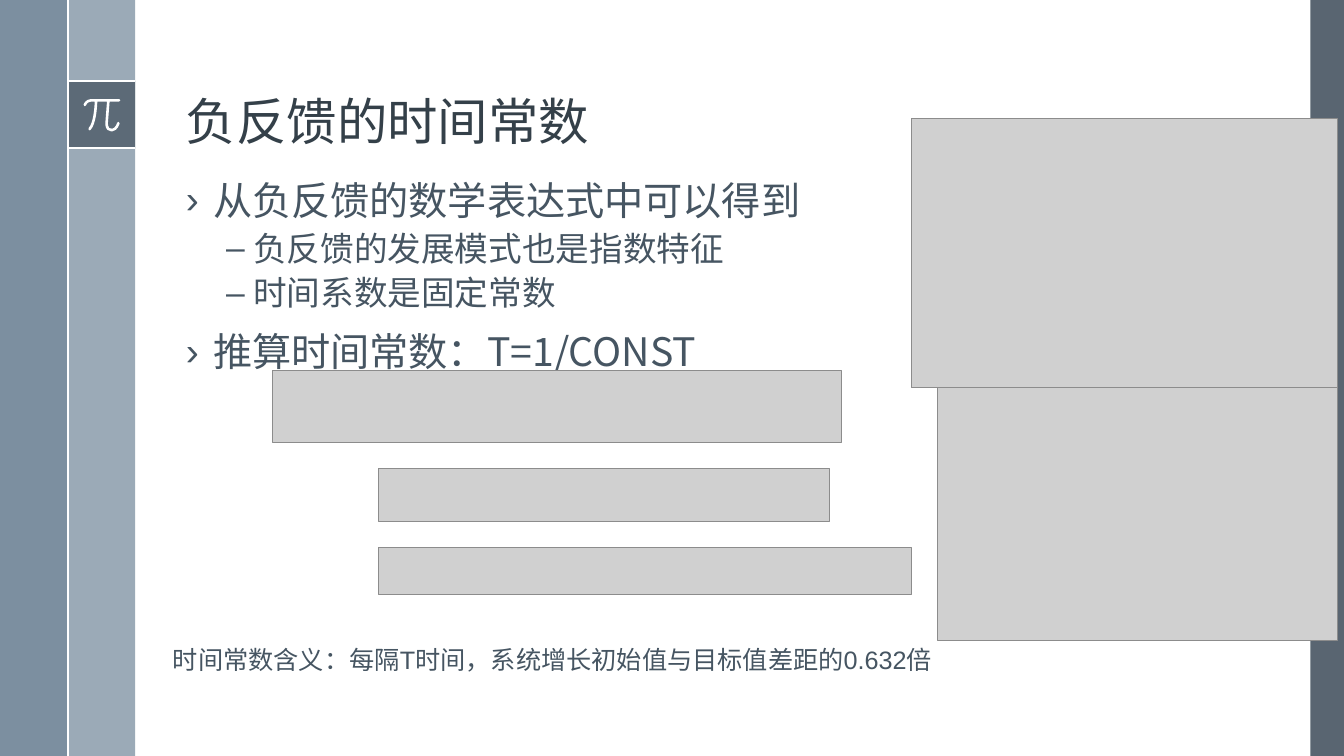
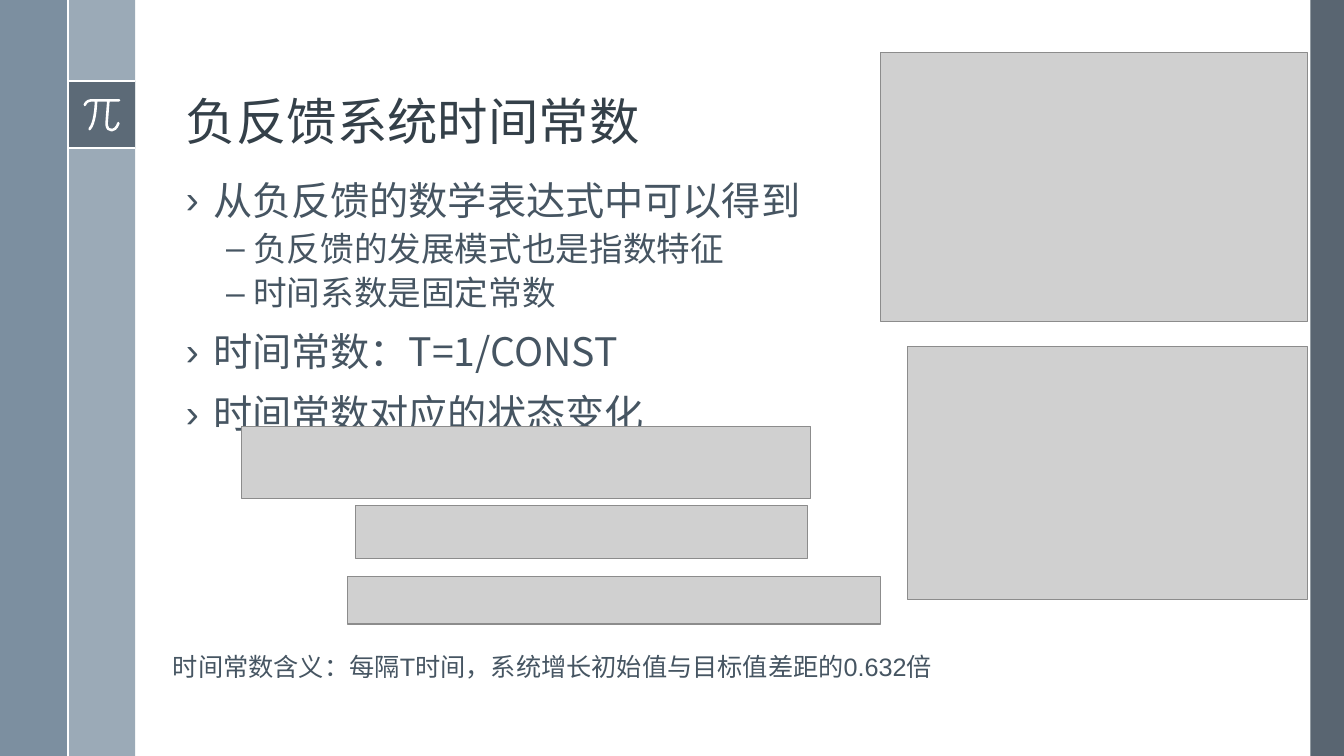
Before and after one commit to exoplanetX/SystemDynamics, a slide deck: slide 15 of 2019系统仿真-8-一阶系统原理+.pptx. Drawn at 1344x756 pixels with LibreOffice and Linux fonts; fonts in the diff are those of the drawing; grey boxes stand for pictures. Boxes give left, top, right and bottom in pixels: in the first picture for what was removed or moved away, otherwise in the second. Text is boxed around its words. In the diff, an @@ line names an element or a change of style, - is before the commit and + after.

```diff
--- a/2019系统仿真-8-一阶系统原理+.pptx
+++ b/2019系统仿真-8-一阶系统原理+.pptx
@@ picture: place and size @@
-picture at <box>911,119,1338,388</box>
+picture at <box>881,52,1308,322</box>
@@ title at <box>186,97,640,144</box>: text changed @@
-负反馈的时间常数
+负反馈系统时间常数
@@ text at <box>213,333,644,439</box>: text changed @@
-› 推算时间常数：T=1/CONST
+› 时间常数：T=1/CONST
+› 时间常数对应的状态变化
@@ picture: place and size @@
-picture at <box>938,387,1337,640</box>
+picture at <box>907,347,1307,600</box>
@@ picture removed at <box>272,370,841,443</box> @@
@@ picture added at <box>242,426,811,499</box> @@
@@ picture removed at <box>378,469,830,521</box> @@
@@ picture added at <box>356,506,808,559</box> @@
@@ picture: place and size @@
-picture at <box>378,547,911,595</box>
+picture at <box>348,577,881,624</box>
@@ text "时间常数含义：每隔T时间，系统增长初始值与目标值差距的0.632倍": place and size @@
-text "时间常数含义：每隔T时间，系统增长初始值与目标值差距的0.632倍" at <box>173,647,932,672</box>
+text "时间常数含义：每隔T时间，系统增长初始值与目标值差距的0.632倍" at <box>173,654,932,679</box>
```
Also in this commit, not shown: 8 other slides changed, 1 other file.
